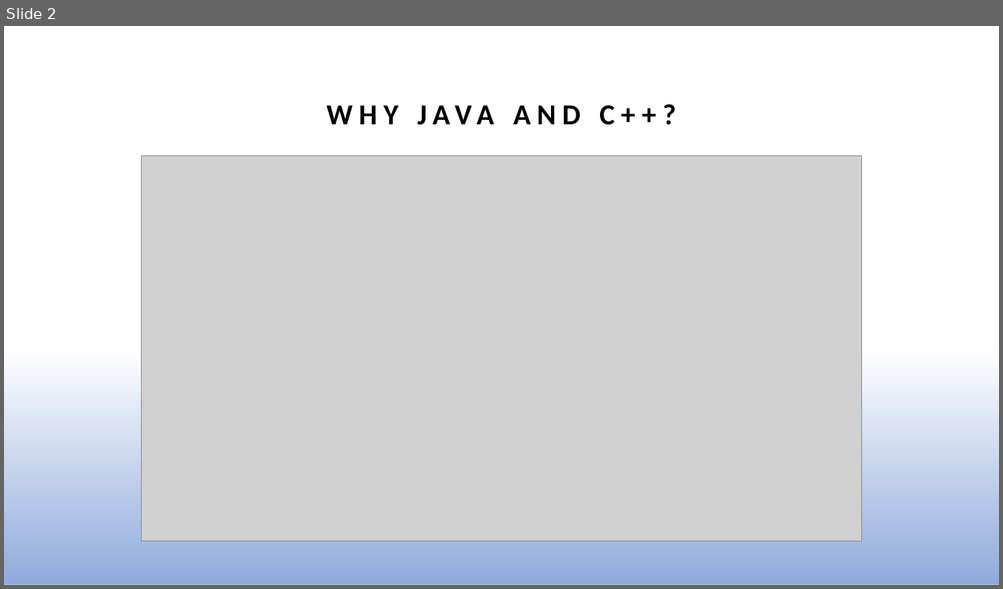
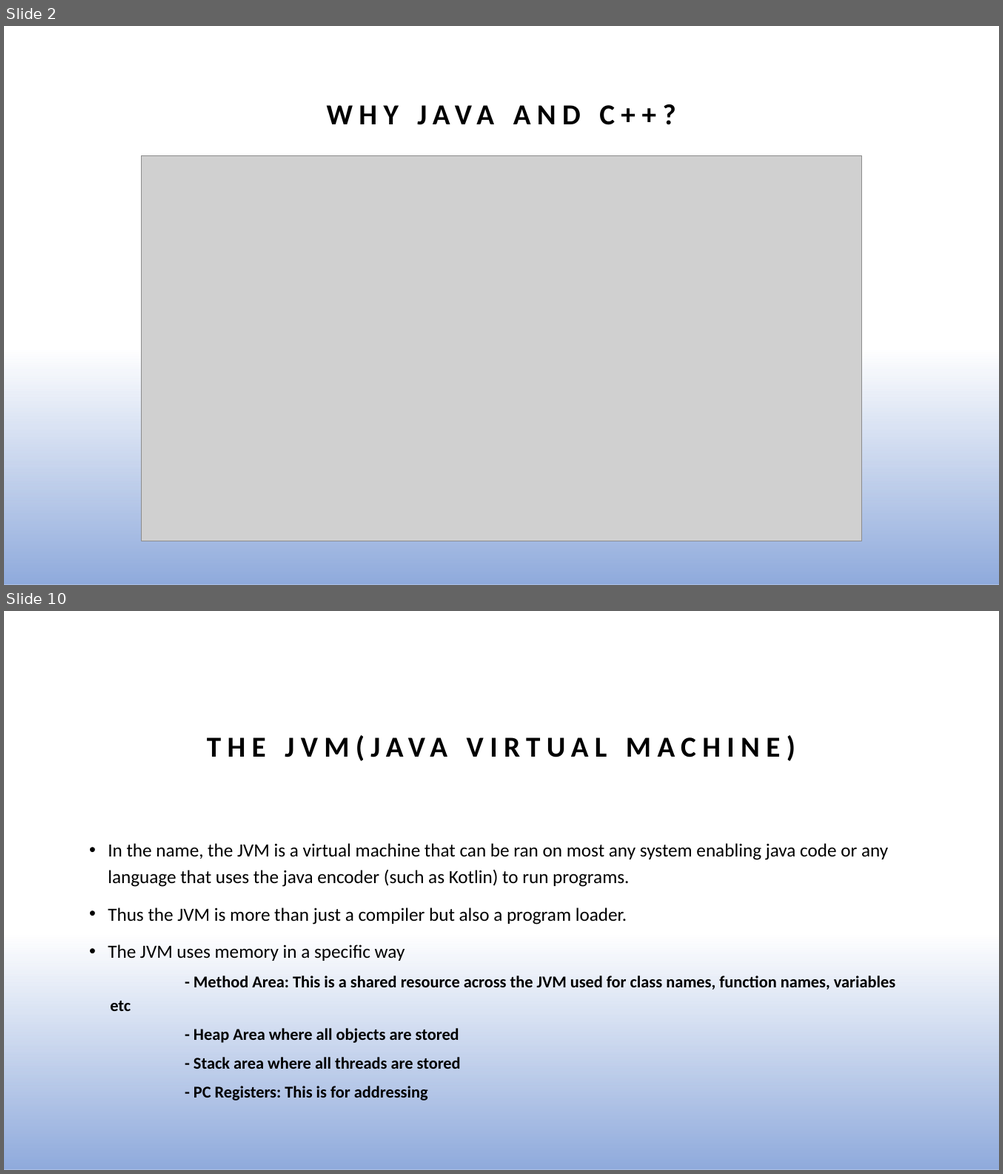
Before and after one commit to tzenisekj/Spring2024-ProgrammingLanguages, a slide deck: Term Paper/FInal.pptx. Shown one above the other, each under a label of ours: slide 2 before the commit, slides 2 and 10 after it; the slides between them are not shown. The pictures are 1003x589 and 1003x1174 pixels, drawn with LibreOffice and Linux fonts; fonts in the diff are those of the drawing; grey boxes stand for pictures. Boxes give left, top, right and bottom in pixels: in the first picture for what was removed or moved away, otherwise in the second. Text is boxed around its words. In the diff, an @@ line names an element or a change of style, - is before the commit and + after.

```diff
--- a/Term Paper/FInal.pptx
+++ b/Term Paper/FInal.pptx
@@ slide 10 added at [4, 611, 999, 1170], background #FFFFFF; not listed: 1 template element that a slide beside it also shows @@
@@ text added at [108, 843, 895, 1101], 18 pt, text #000000 @@
+• In the name, the JVM is a virtual machine that can be ran on most any system enabling java code or any language that uses the java encoder (such as Kotlin) to run programs.
+• Thus the JVM is more than just a compiler but also a program loader.
+• The JVM uses memory in a specific way
+  - Method Area: This is a shared resource across the JVM used for class names, function names, variables etc
+  - Heap Area where all objects are stored
+  - Stack area where all threads are stored
+  - PC Registers: This is for addressing
@@ title added at [208, 843, 421, 857], 28 pt, text #000000, bold @@
+THE JVM(JAVA VIRTUAL MACHINE)
```
Also in this commit, not shown: 1 slide changed, 8 other slides added.
